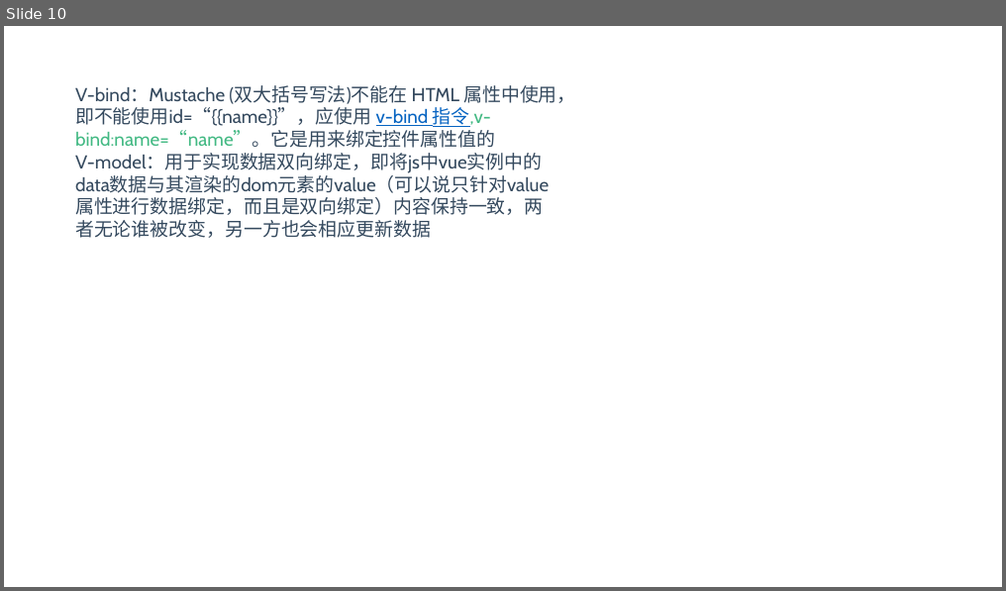
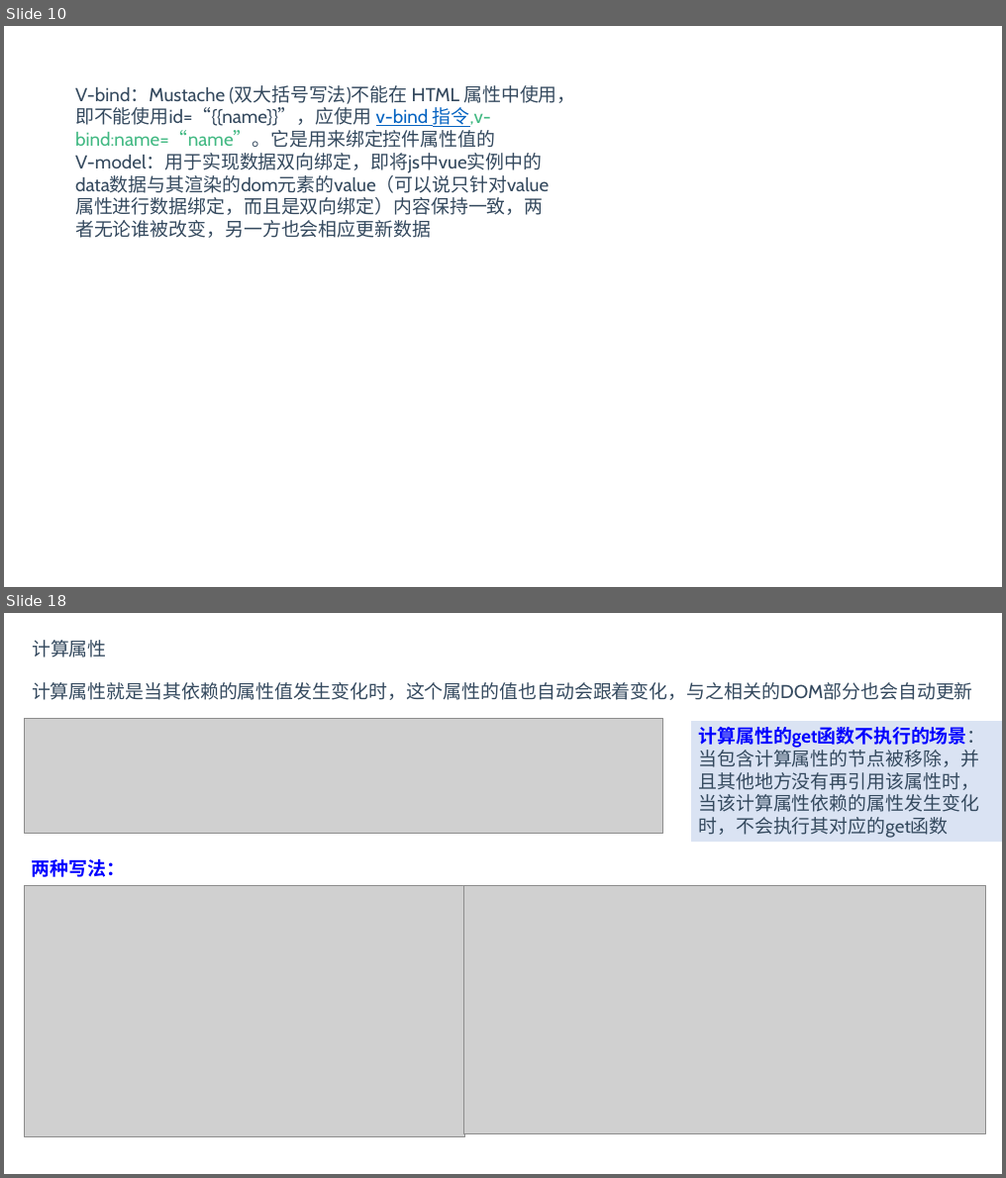
Before and after one commit to BinMarshall/studing, a slide deck: Vue/vue.pptx. Shown one above the other, each under a label of ours: slide 10 before the commit, slides 10 and 18 after it; the slides between them are not shown. The pictures are 1006x591 and 1006x1178 pixels, drawn with LibreOffice and Linux fonts; fonts in the diff are those of the drawing; grey boxes stand for pictures. Boxes give left, top, right and bottom in pixels: in the first picture for what was removed or moved away, otherwise in the second. Text is boxed around its words. In the diff, an @@ line names an element or a change of style, - is before the commit and + after.

```diff
--- a/Vue/vue.pptx
+++ b/Vue/vue.pptx
@@ slide 18 added at bbox=[4, 613, 1002, 1174], background #FFFFFF @@
@@ text added at bbox=[32, 640, 107, 658], 18 pt, text #34495E @@
+计算属性
@@ text added at bbox=[32, 682, 973, 700], 18 pt, text #34495E @@
+计算属性就是当其依赖的属性值发生变化时，这个属性的值也自动会跟着变化，与之相关的DOM部分也会自动更新
@@ picture added at bbox=[24, 719, 662, 834] @@
@@ rectangle added at bbox=[691, 721, 1002, 842], fill #DAE3F3, 18 pt, text #34495E @@
+计算属性的get函数不执行的场景：
+当包含计算属性的节点被移除，并且其他地方没有再引用该属性时，当该计算属性依赖的属性发生变化时，不会执行其对应的get函数
@@ text added at bbox=[32, 860, 125, 877], 18 pt, text #0000FF, bold @@
+两种写法：
@@ picture added at bbox=[24, 885, 464, 1138] @@
@@ picture added at bbox=[463, 885, 986, 1135] @@
```
Also in this commit, not shown: 3 slides changed, 6 other slides added, 1 slide removed.
